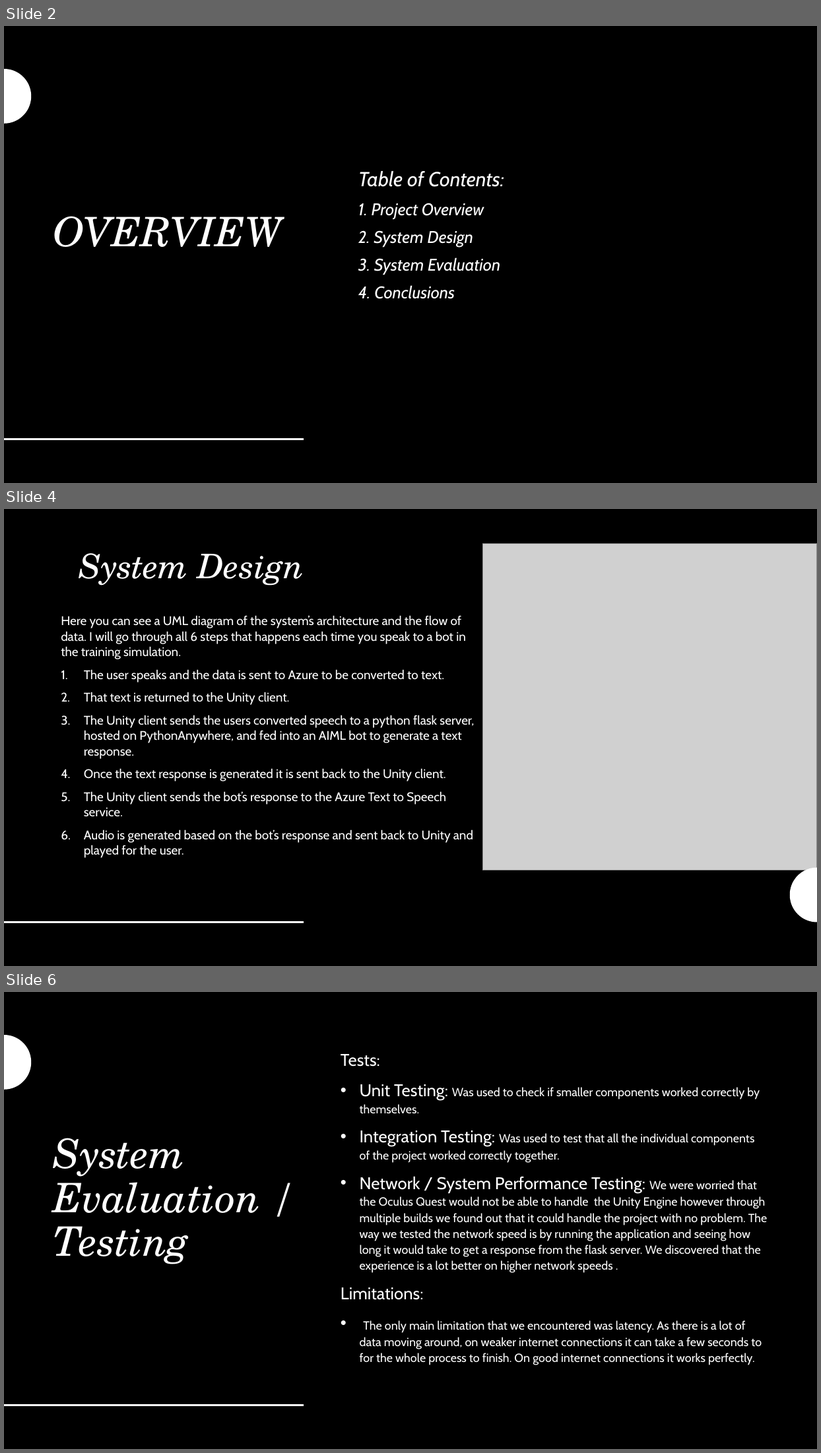
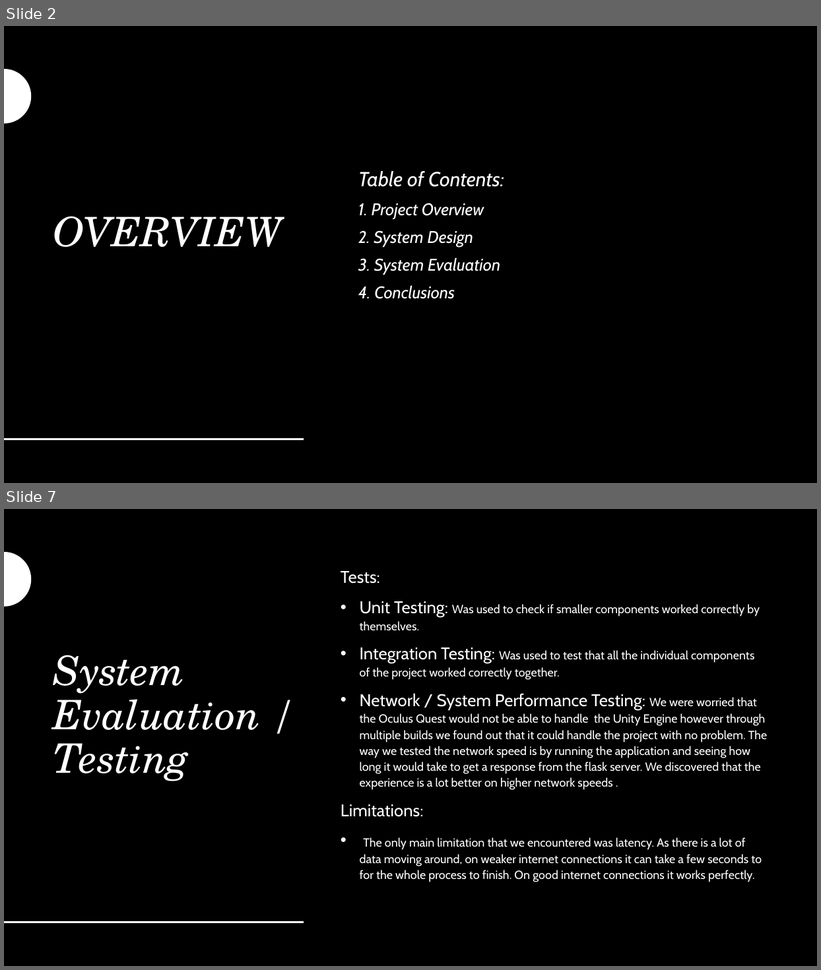
Before and after one commit to MatthewSloyan/final-year-applied-project-and-minor-dissertation, a slide deck: Demo Video & Presentation/Slides.pptx. Shown one above the other, each under a label of ours: slides 2, 4 and 6 before the commit, slides 2 and 7 after it; the slides between them are not shown. The pictures are 821x1453 and 821x970 pixels, drawn with LibreOffice and Linux fonts; fonts in the diff are those of the drawing; grey boxes stand for pictures. Boxes give left, top, right and bottom in pixels: in the first picture for what was removed or moved away, otherwise in the second. Text is boxed around its words. In the diff, an @@ line names an element or a change of style, - is before the commit and + after.

```diff
--- a/Demo Video & Presentation/Slides.pptx
+++ b/Demo Video & Presentation/Slides.pptx
@@ slide 4 removed at (x1=4, y1=509, x2=817, y2=966), background #000000 @@
@@ picture removed at (x1=483, y1=544, x2=817, y2=871) @@
@@ title removed at (x1=79, y1=553, x2=304, y2=586) @@
-System Design
@@ text removed at (x1=61, y1=615, x2=474, y2=858) @@
-Here you can see a UML diagram of the system’s architecture and the flow of data. I will go through all 6 steps that happens each time you speak to a bot in the training simulation.
-1. The user speaks and the data is sent to Azure to be converted to text.
-2. That text is returned to the Unity client.
-3. The Unity client sends the users converted speech to a python flask server, hosted on PythonAnywhere, and fed into an AIML bot to generate a text response.
-4. Once the text response is generated it is sent back to the Unity client.
-5. The Unity client sends the bot’s response to the Azure Text to Speech service.
-6. Audio is generated based on the bot’s response and sent back to Unity and played for the user.
@@ freeform shape removed at (x1=790, y1=867, x2=817, y2=923) @@
@@ line removed from (4, 923) to (304, 923) @@
@@ what was slide 6 is now slide 7 @@
```
Also in this commit, not shown: 2 slides changed, 2 slides added, 8 other files.
